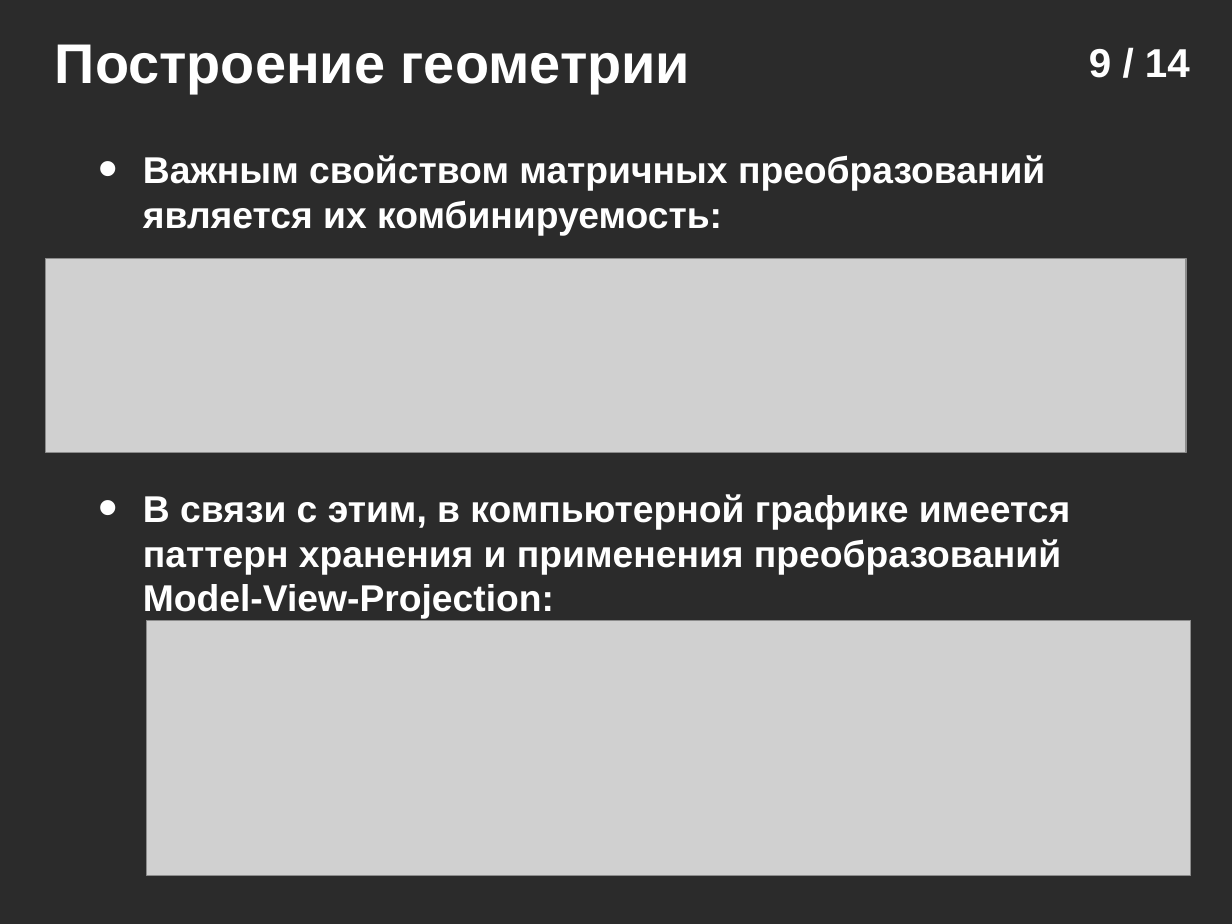
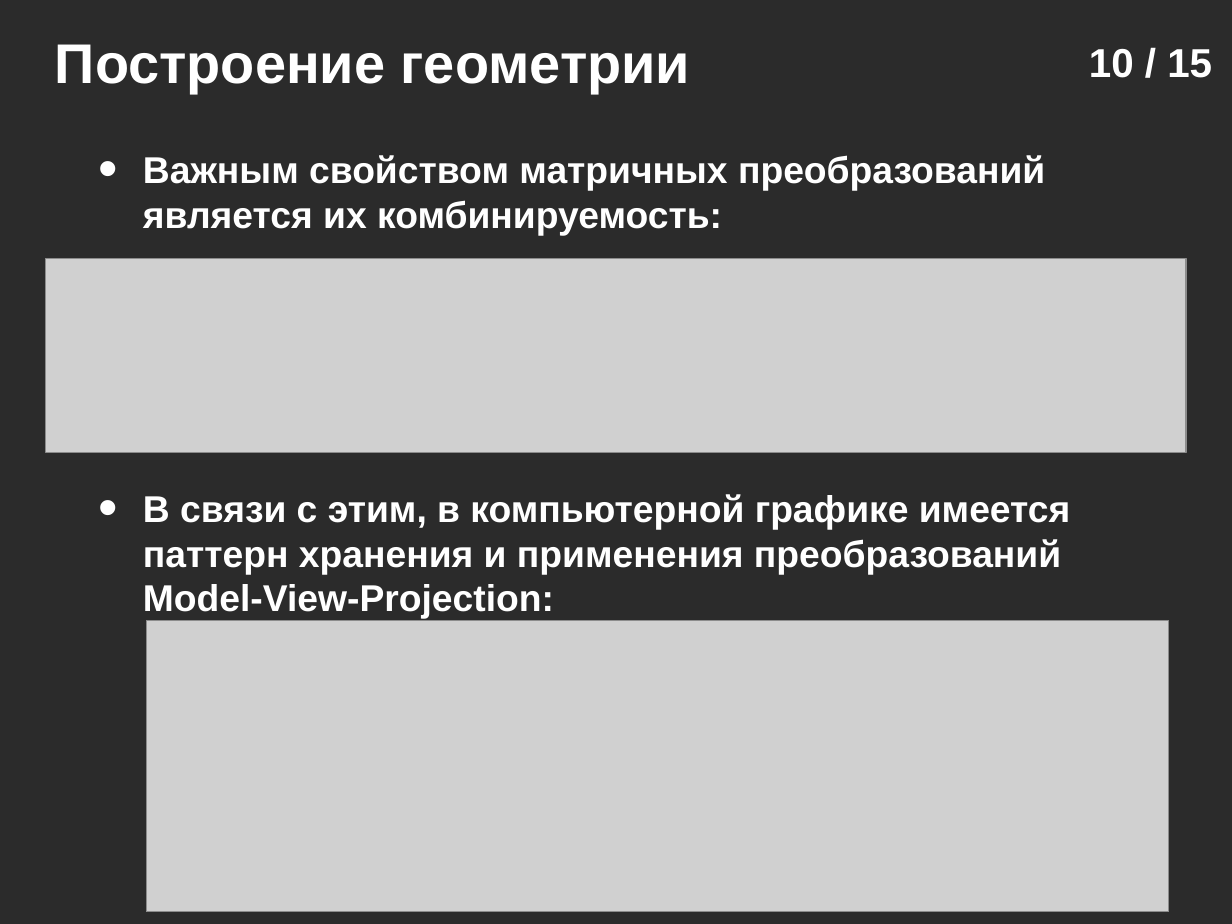
Before and after one commit to icosaeder/cg-lect, a slide deck: slide 10 of Лекции/Лекция 2/Лекция №2.odp (slide 9 before the commit). Drawn at 1232x924 pixels with LibreOffice and Linux fonts; fonts in the diff are those of the drawing; grey boxes stand for pictures; background and template pictures are left out; a plain dark background stands for a picture behind light text. Boxes give left, top, right and bottom in pixels: in the first picture for what was removed or moved away, otherwise in the second. Text is boxed around its words. In the diff, an @@ line names an element or a change of style, - is before the commit and + after.

```diff
--- a/Лекции/Лекция 2/Лекция №2.odp
+++ b/Лекции/Лекция 2/Лекция №2.odp
@@ page number at (1089,49,1212,78): text changed @@
-9 / 14
+10 / 15
@@ picture: place and size @@
-picture at (146,620,1192,875)
+picture at (146,620,1169,912)
```
Also in this commit, not shown: 4 other slides changed, 2 slides added, 1 slide removed, 2 other files.
